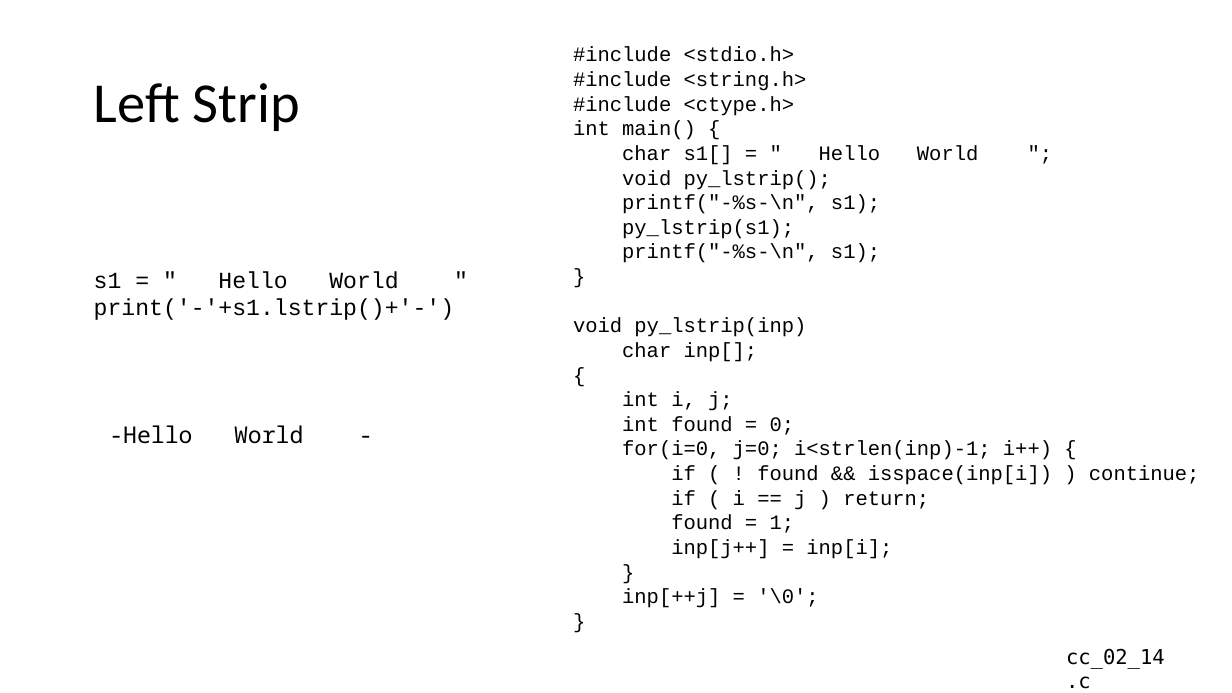
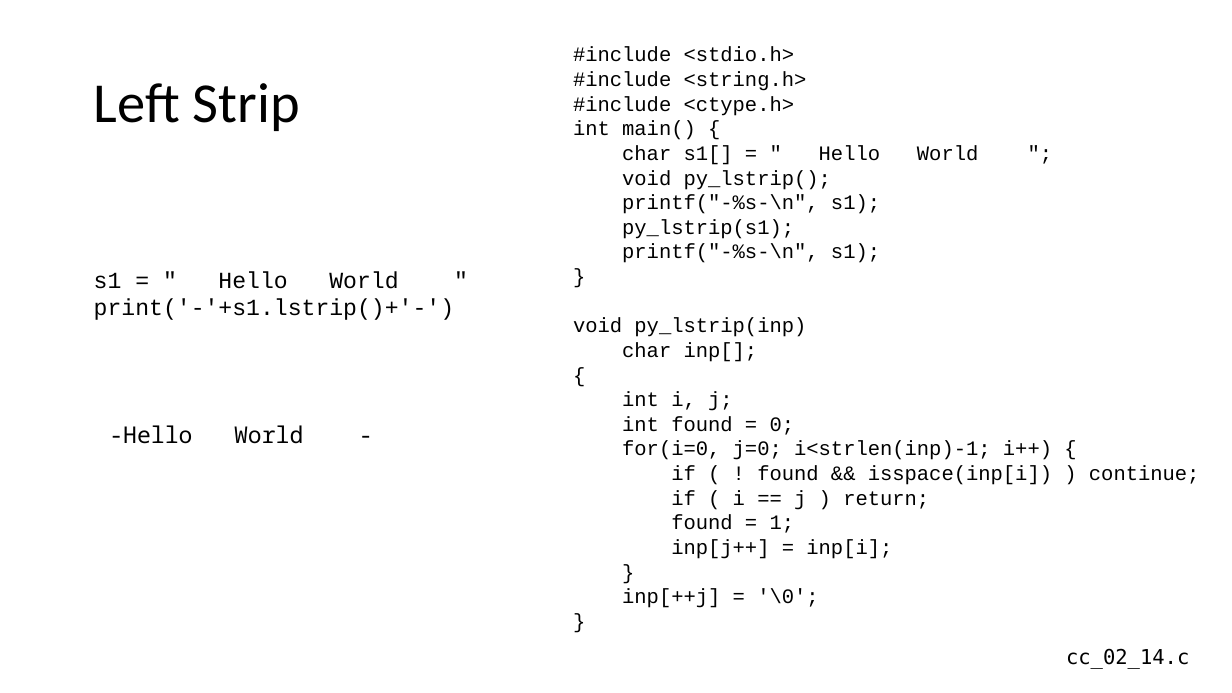
Before and after one commit to csev/cc4e, a slide deck: slide 23 of lectures/CC-02-Python.pptx. Drawn at 1232x693 pixels with LibreOffice and Linux fonts; fonts in the diff are those of the drawing. Boxes give left, top, right and bottom in pixels: in the first picture for what was removed or moved away, otherwise in the second. Text is boxed around its words. In the diff, an @@ line names an element or a change of style, - is before the commit and + after.

```diff
--- a/lectures/CC-02-Python.pptx
+++ b/lectures/CC-02-Python.pptx
@@ text at bbox=[1066, 648, 1189, 669]: text changed @@
-cc_02_14
-.c
+cc_02_14.c
```
Also in this commit, not shown: 1 other slide changed, 2 other files.
